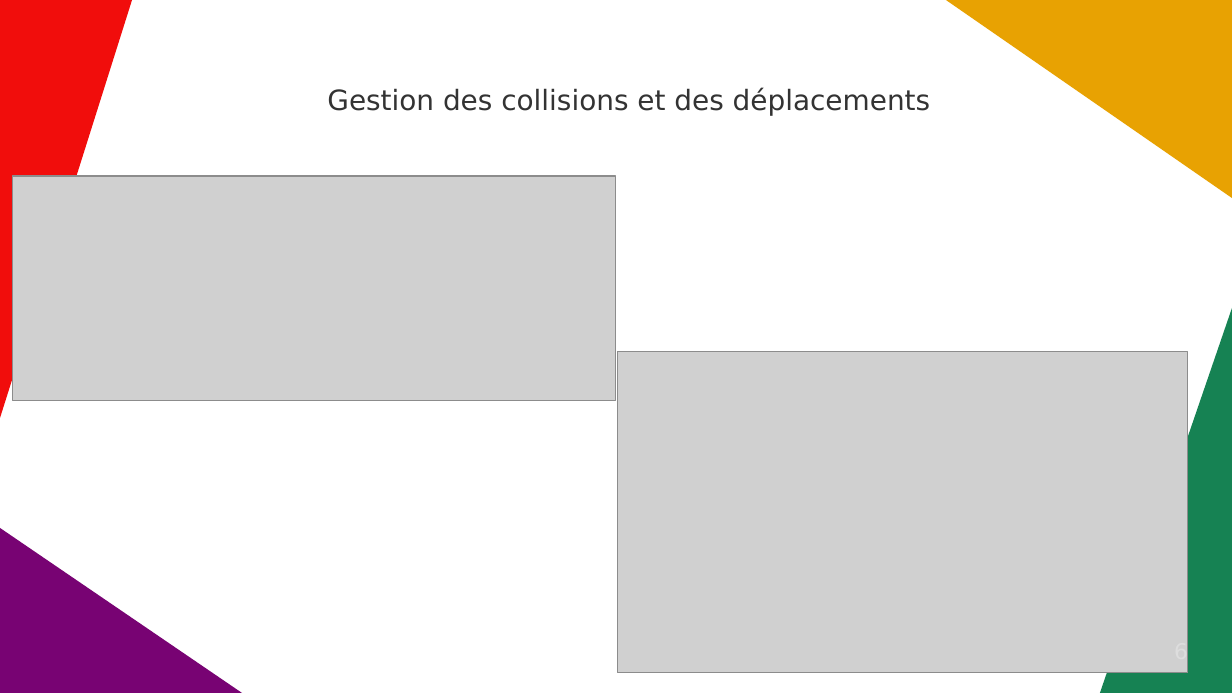
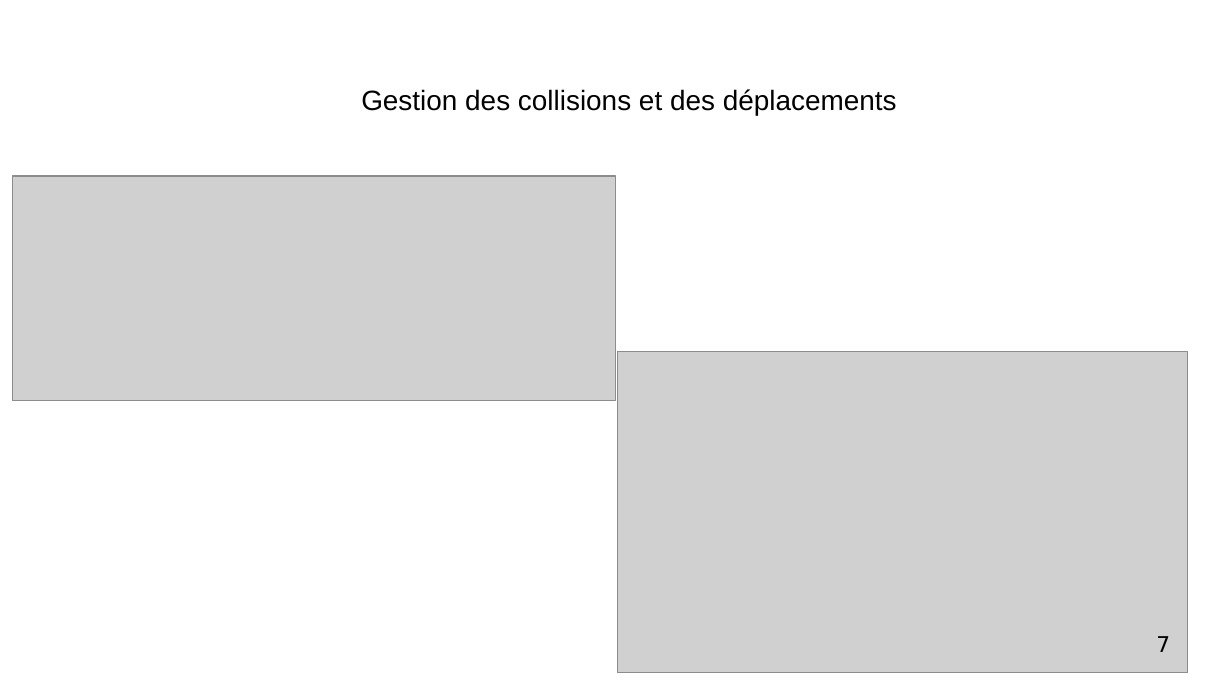
Before and after one commit to StrawPlume/MAZE-SHOOTER, a slide deck: slide 7 of rapport/diapo.odp (slide 6 before the commit). Drawn at 1232x693 pixels with LibreOffice and Linux fonts; fonts in the diff are those of the drawing; grey boxes stand for pictures. Boxes give left, top, right and bottom in pixels: in the first picture for what was removed or moved away, otherwise in the second. Text is boxed around its words. In the diff, an @@ line names an element or a change of style, - is before the commit and + after.

```diff
--- a/rapport/diapo.odp
+++ b/rapport/diapo.odp
@@ freeform shape removed at <box>0,0,132,418</box> @@
@@ freeform shape removed at <box>946,0,1232,198</box> @@
@@ title "Gestion des collisions et des ..." at <box>361,89,897,115</box>: font DejaVu Sans to Arial, text colour #333333 to #000000 @@
@@ freeform shape removed at <box>1100,309,1232,693</box> @@
@@ freeform shape removed at <box>0,528,243,693</box> @@
@@ page number added at <box>1156,636,1170,652</box>, 14 pt, text #000000 @@
+7
@@ page number removed at <box>1174,641,1188,664</box> @@
-6
```
Also in this commit, not shown: 8 other slides changed, 3 slides added, 3 slides removed.
